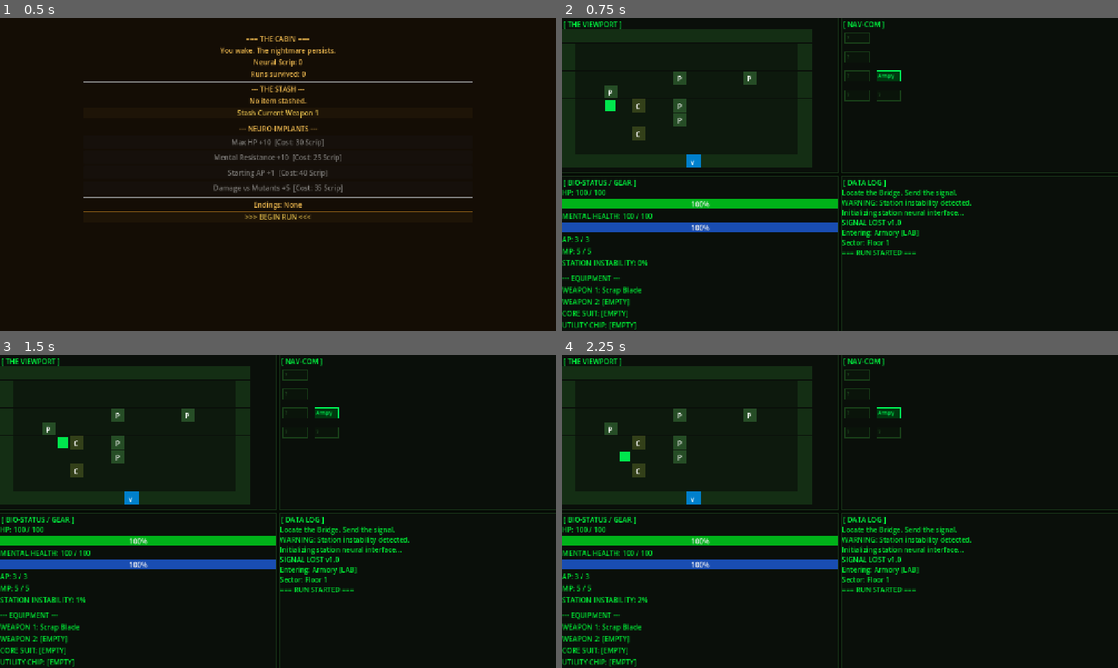
Above: before the commit, frames 1-4 (two rows, left to right).
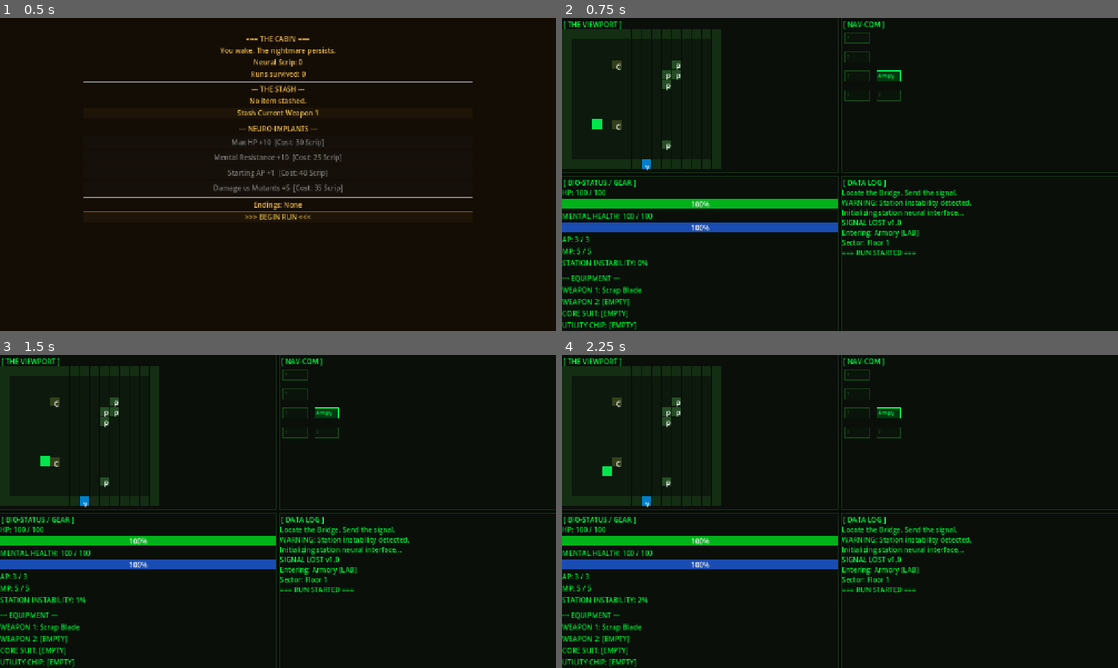
Above: after the commit, the same moments.

Repository: Napo2k/godot-mcp-test
Game: Godot game, scene res://scenes/hub.tscn
Two runs of this game, one before a commit and one after it. Both use one fixed random seed, a clock stepped at 60 frames per second and the inputs below.
Inputs:
- Up to frame 1 (0.5 s): no input
- Up to frame 2 (0.75 s): click ">>> BEGIN RUN <<<" at 0.5 s
- Up to frame 3 (1.5 s): tap Enter at 1.25 s; hold D (move_right) from 1.28 s (still down); hold F (attack) from 1.28 s (still down)
- Up to frame 4 (2.25 s): tap Space (end_turn) at 2, 2.1 s; release D (move_right) at 2.03 s; release F (attack) at 2.03 s; hold S (move_down) from 2.03 s (still down)

Frame 1 is identical in both runs. In frame 2, 3.9% of the frame differs, in the area x 0-45%, y 3-49%; in frame 3, 3.9%; in frame 4, 3.9%.

Commit message:
fix: variable room size with dynamic tile scaling

Diff:
--- a/scripts/enemy.gd
+++ b/scripts/enemy.gd
@@ -4,7 +4,7 @@
 
 signal died(enemy: Enemy)
 
-const TILE_SIZE := 32
+var tile_size: int = 32
 
 var grid_pos: Vector2i = Vector2i(0, 0)
 var enemy_type: String = "mutant_crawler"
@@ -31,8 +31,8 @@
 		"ghost":
 			max_hp = 15; hp = 15; damage = 5;  base_mp = 5
 	# Set raw position now (safe, no children needed)
-	position = Vector2(grid_pos.x * TILE_SIZE + TILE_SIZE / 2.0,
-					   grid_pos.y * TILE_SIZE + TILE_SIZE / 2.0)
+	position = Vector2(grid_pos.x * tile_size + tile_size / 2.0,
+					   grid_pos.y * tile_size + tile_size / 2.0)
 
 func _ready() -> void:
 	"""Called when node enters scene tree — wire up child references."""
@@ -43,8 +43,8 @@
 func _refresh_visuals() -> void:
 	if _hp_label:
 		_hp_label.text = "%d/%d" % [hp, max_hp]
-	position = Vector2(grid_pos.x * TILE_SIZE + TILE_SIZE / 2.0,
-					   grid_pos.y * TILE_SIZE + TILE_SIZE / 2.0)
+	position = Vector2(grid_pos.x * tile_size + tile_size / 2.0,
+					   grid_pos.y * tile_size + tile_size / 2.0)
 
 func take_damage(amount: int) -> void:
 	hp = max(0, hp - amount)
--- a/scripts/player.gd
+++ b/scripts/player.gd
@@ -5,7 +5,7 @@
 signal action_performed(action: Dictionary)
 signal moved(new_pos: Vector2i)
 
-const TILE_SIZE := 32
+var tile_size: int = 32
 
 var grid_pos: Vector2i = Vector2i(5, 5)
 var _can_move: bool = true  # false during combat (not player's turn)
@@ -195,5 +195,5 @@
 	DataLog.log("> [F]=Attack  [G]=Use Item  [SPACE]=End Turn  [WASD]=Move")
 
 func _sync_visual() -> void:
-	position = Vector2(grid_pos.x * TILE_SIZE + TILE_SIZE / 2.0,
-					   grid_pos.y * TILE_SIZE + TILE_SIZE / 2.0)
+	position = Vector2(grid_pos.x * tile_size + tile_size / 2.0,
+					   grid_pos.y * tile_size + tile_size / 2.0)
--- a/scripts/room_scene.gd
+++ b/scripts/room_scene.gd
@@ -2,9 +2,9 @@
 class_name RoomScene
 ## Renders and manages a single room in Pane A (viewport).
 
-const TILE_SIZE := 32
-const ROOM_W := 18   # tiles wide
-const ROOM_H := 10   # tiles tall
+var _tile_size: int = 32
+var room_w: int = 18
+var room_h: int = 10
 const WALL_COLOR   := Color(0.08, 0.18, 0.08, 1.0)
 const FLOOR_COLOR  := Color(0.05, 0.10, 0.05, 1.0)
 const PILLAR_COLOR := Color(0.15, 0.30, 0.15, 1.0)
@@ -43,6 +43,20 @@
 	for child in entity_container.get_children():
 		child.queue_free()
 
+	# Variable room dimensions — seeded per room
+	var dim_rng := RandomNumberGenerator.new()
+	dim_rng.seed = room_data.get("id", 0) * 9157 + FloorGenerator.get_current_seed()
+	room_w = dim_rng.randi_range(14, 22)
+	room_h = dim_rng.randi_range(8, 14)
+
+	# Dynamic tile size — scale to fit PaneA content area
+	var available := Vector2(636.0, 330.0)
+	if GameManager.hud and GameManager.hud.has_method("get_pane_a_content"):
+		var pane: Control = GameManager.hud.get_pane_a_content()
+		if pane.size.x > 0:
+			available = pane.size
+	_tile_size = clamp(int(min(available.x / room_w, available.y / room_h)), 16, 32)
+
 	_generate_tiles()
 	_place_exits()
 	_place_obstacles()
@@ -56,6 +70,7 @@
 	var spawn_rng := RandomNumberGenerator.new()
 	spawn_rng.seed = room_data.get("id", 0) * 3333 + FloorGenerator.get_current_seed()
 	player.grid_pos = _find_spawn_pos(spawn_rng)
+	player.tile_size = _tile_size
 	player._sync_visual()
 
 	# Spawn enemies if room has them and isn't cleared
@@ -63,13 +78,13 @@
 		_spawn_enemies()
 
 func _generate_tiles() -> void:
-	for y in range(ROOM_H):
-		for x in range(ROOM_W):
+	for y in range(room_h):
+		for x in range(room_w):
 			var rect := ColorRect.new()
-			rect.size = Vector2(TILE_SIZE - 1, TILE_SIZE - 1)
-			rect.position = Vector2(x * TILE_SIZE, y * TILE_SIZE)
+			rect.size = Vector2(_tile_size - 1, _tile_size - 1)
+			rect.position = Vector2(x * _tile_size, y * _tile_size)
 			# Walls on border
-			var is_wall := (x == 0 or y == 0 or x == ROOM_W - 1 or y == ROOM_H - 1)
+			var is_wall := (x == 0 or y == 0 or x == room_w - 1 or y == room_h - 1)
 			rect.color = WALL_COLOR if is_wall else FLOOR_COLOR
 			tile_container.add_child(rect)
 
@@ -81,11 +96,11 @@
 		var connections: Array = _room_data.get("connections", [])
 		var exit_y_positions: Array = []
 		if connections.size() >= 1:
-			exit_y_positions.append(ROOM_H / 2 - 1)
+			exit_y_positions.append(room_h / 2 - 1)
 		if connections.size() >= 2:
-			exit_y_positions.append(ROOM_H / 2 + 1)
+			exit_y_positions.append(room_h / 2 + 1)
 		for i in range(min(connections.size(), exit_y_positions.size())):
-			var exit_pos := Vector2i(ROOM_W - 1, exit_y_positions[i])
+			var exit_pos := Vector2i(room_w - 1, exit_y_positions[i])
 			_exit_positions[exit_pos] = connections[i]
 			_draw_exit_tile(exit_pos, ">")
 		return
@@ -96,16 +111,16 @@
 		var label_text: String
 		match dir_name:
 			"north":
-				exit_pos = Vector2i(ROOM_W / 2, 0)
+				exit_pos = Vector2i(room_w / 2, 0)
 				label_text = "^"
 			"south":
-				exit_pos = Vector2i(ROOM_W / 2, ROOM_H - 1)
+				exit_pos = Vector2i(room_w / 2, room_h - 1)
 				label_text = "v"
 			"east":
-				exit_pos = Vector2i(ROOM_W - 1, ROOM_H / 2)
+				exit_pos = Vector2i(room_w - 1, room_h / 2)
 				label_text = ">"
 			"west":
-				exit_pos = Vector2i(0, ROOM_H / 2)
+				exit_pos = Vector2i(0, room_h / 2)
 				label_text = "<"
 			_:
 				continue
@@ -114,13 +129,13 @@
 
 func _draw_exit_tile(exit_pos: Vector2i, label_text: String) -> void:
 	var rect := ColorRect.new()
-	rect.size = Vector2(TILE_SIZE - 1, TILE_SIZE - 1)
-	rect.position = Vector2(exit_pos.x * TILE_SIZE, exit_pos.y * TILE_SIZE)
+	rect.size = Vector2(_tile_size - 1, _tile_size - 1)
+	rect.position = Vector2(exit_pos.x * _tile_size, exit_pos.y * _tile_size)
 	rect.color = EXIT_COLOR
 	tile_container.add_child(rect)
 	var lbl := Label.new()
 	lbl.text = label_text
-	lbl.position = Vector2(exit_pos.x * TILE_SIZE + 8, exit_pos.y * TILE_SIZE + 6)
+	lbl.position = Vector2(exit_pos.x * _tile_size + 8, exit_pos.y * _tile_size + 6)
 	lbl.add_theme_color_override("font_color", Color(1, 1, 1, 1))
 	overlay_container.add_child(lbl)
 
@@ -164,19 +179,19 @@
 
 func _draw_obstacle(pos: Vector2i, color: Color, symbol: String) -> void:
 	var rect := ColorRect.new()
-	rect.size = Vector2(TILE_SIZE - 2, TILE_SIZE - 2)
-	rect.position = Vector2(pos.x * TILE_SIZE + 1, pos.y * TILE_SIZE + 1)
+	rect.size = Vector2(_tile_size - 2, _tile_size - 2)
+	rect.position = Vector2(pos.x * _tile_size + 1, pos.y * _tile_size + 1)
 	rect.color = color
 	tile_container.add_child(rect)
 	var lbl := Label.new()
 	lbl.text = symbol
-	lbl.position = Vector2(pos.x * TILE_SIZE + 10, pos.y * TILE_SIZE + 6)
+	lbl.position = Vector2(pos.x * _tile_size + 10, pos.y * _tile_size + 6)
 	overlay_container.add_child(lbl)
 
 func _random_floor_pos(rng: RandomNumberGenerator) -> Vector2i:
 	for _attempt in range(20):
-		var x := rng.randi_range(2, ROOM_W - 3)
-		var y := rng.randi_range(2, ROOM_H - 3)
+		var x := rng.randi_range(2, room_w - 3)
+		var y := rng.randi_range(2, room_h - 3)
 		var pos := Vector2i(x, y)
 		if pos not in _obstacle_map and pos not in _exit_positions:
 			return pos
@@ -184,8 +199,8 @@
 
 func _find_spawn_pos(rng: RandomNumberGenerator) -> Vector2i:
 	for _attempt in range(20):
-		var x := rng.randi_range(1, min(3, ROOM_W - 2))
-		var y := rng.randi_range(1, ROOM_H - 2)
+		var x := rng.randi_range(1, min(3, room_w - 2))
+		var y := rng.randi_range(1, room_h - 2)
 		var pos := Vector2i(x, y)
 		if pos not in _obstacle_map and pos not in _exit_positions:
 			return pos
@@ -199,7 +214,7 @@
 	for etype in enemy_types:
 		var pos := _random_floor_pos(rng)
 		if pos == Vector2i.ZERO:
-			pos = Vector2i(ROOM_W - 4, ROOM_H / 2)
+			pos = Vector2i(room_w - 4, room_h / 2)
 		var enemy := _make_enemy_node(etype, pos)
 		_enemies.append(enemy)
 		entity_container.add_child(enemy)
@@ -214,17 +229,18 @@
 	# Sprite
 	var sprite := ColorRect.new()
 	sprite.name = "Sprite"
-	sprite.size = Vector2(TILE_SIZE - 4, TILE_SIZE - 4)
-	sprite.position = Vector2(-(TILE_SIZE / 2) + 2, -(TILE_SIZE / 2) + 2)
+	sprite.size = Vector2(_tile_size - 4, _tile_size - 4)
+	sprite.position = Vector2(-(_tile_size / 2) + 2, -(_tile_size / 2) + 2)
 	sprite.color = Color(0.8, 0.1, 0.1, 1.0)
 	enemy.add_child(sprite)
 	# HP label
 	var hp_lbl := Label.new()
 	hp_lbl.name = "HPLabel"
-	hp_lbl.position = Vector2(-8, -TILE_SIZE / 2 - 12)
+	hp_lbl.position = Vector2(-8, -_tile_size / 2 - 12)
 	hp_lbl.add_theme_color_override("font_color", Color(1, 0.4, 0.4, 1))
 	enemy.add_child(hp_lbl)
 	# setup() stores data without accessing children (safe before _ready)
+	enemy.tile_size = _tile_size
 	enemy.setup(etype, pos)
 	return enemy
 
@@ -245,12 +261,12 @@
 	# Allow movement onto exit positions (wall tiles with exits)
 	if pos in _exit_positions:
 		return true
-	if pos.x <= 0 or pos.y <= 0 or pos.x >= ROOM_W - 1 or pos.y >= ROOM_H - 1:
+	if pos.x <= 0 or pos.y <= 0 or pos.x >= room_w - 1 or pos.y >= room_h - 1:
 		return false
 	return pos not in _obstacle_map
 
 func is_walkable_combat(pos: Vector2i) -> bool:
-	if pos.x <= 0 or pos.y <= 0 or pos.x >= ROOM_W - 1 or pos.y >= ROOM_H - 1:
+	if pos.x <= 0 or pos.y <= 0 or pos.x >= room_w - 1 or pos.y >= room_h - 1:
 		return false
 	if pos in _obstacle_map:
 		return false
